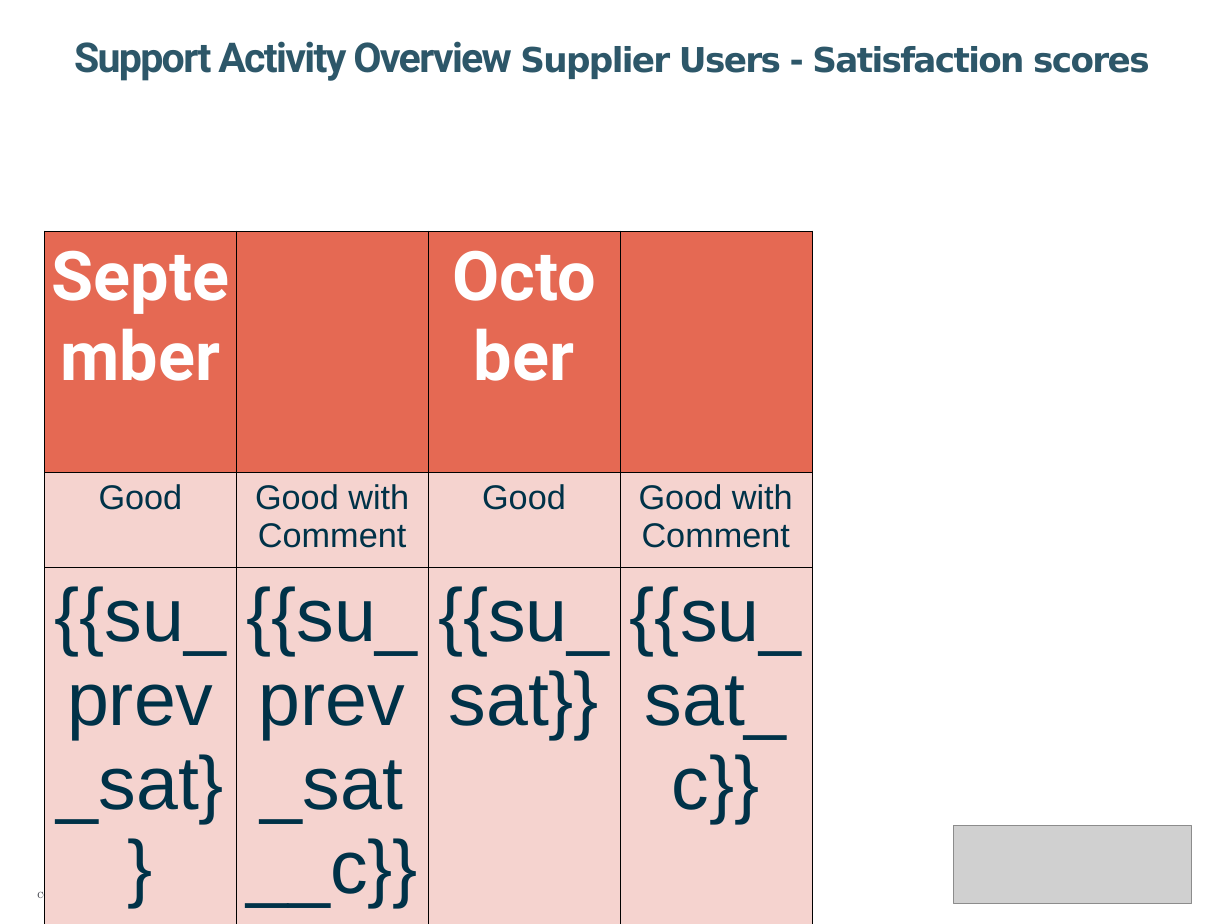
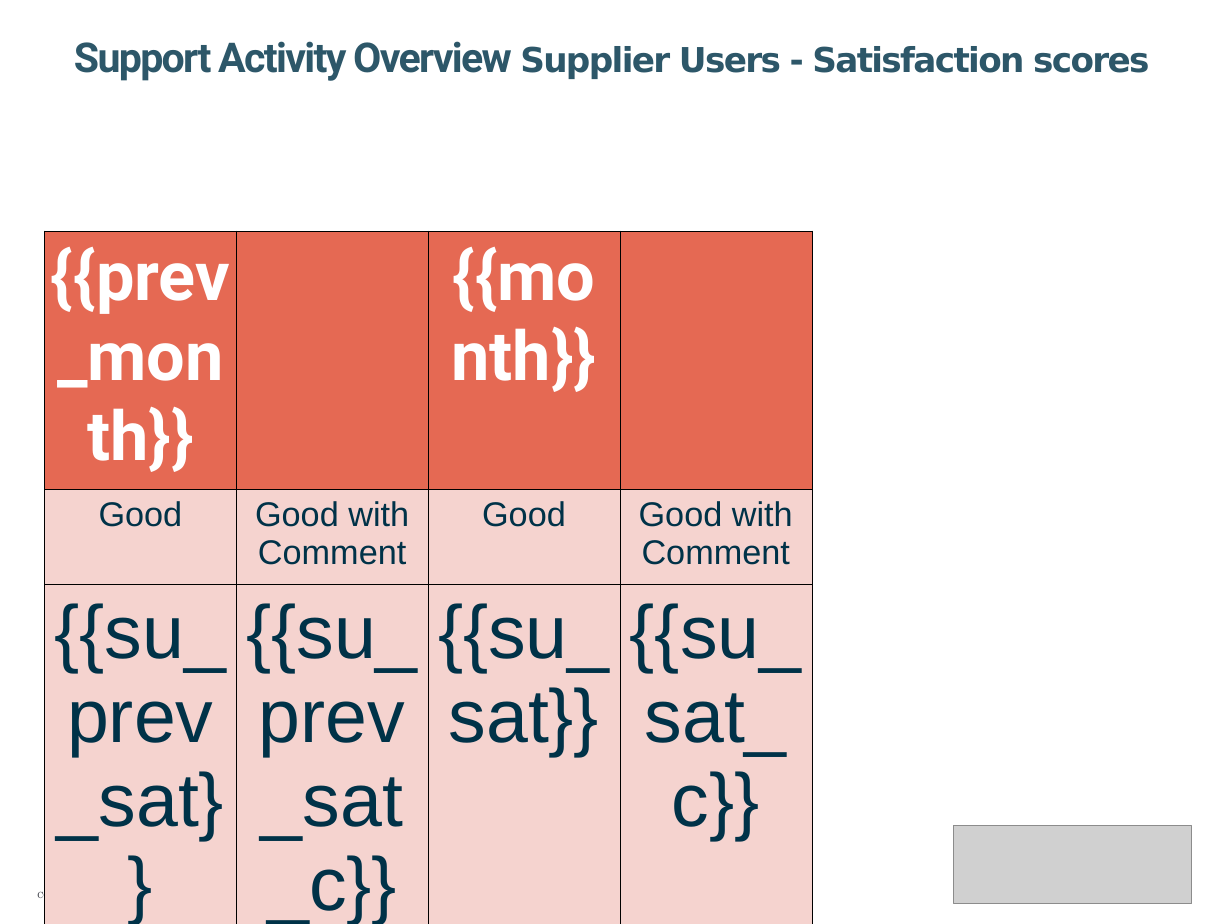
Before and after one commit to nookworth/cs-reporter, a slide deck: slide 7 of templates/report_template.pptx. Drawn at 1232x924 pixels with LibreOffice and Linux fonts; fonts in the diff are those of the drawing; grey boxes stand for pictures. Boxes give left, top, right and bottom in pixels: in the first picture for what was removed or moved away, otherwise in the second. Text is boxed around its words. In the diff, an @@ line names an element or a change of style, - is before the commit and + after.

Commit message:
feat:require both current and previous month files
+ bug fixes with some fields

```diff
--- a/templates/report_template.pptx
+++ b/templates/report_template.pptx
@@ table at (44, 230, 813, 924) @@
-row 1, column 1: September
+row 1, column 1: {{prev_month}}
-row 1, column 3: October
+row 1, column 3: {{month}}
-row 3, column 2: {{su_prev_sat__c}}
+row 3, column 2: {{su_prev_sat_c}}
```
Also in this commit, not shown: 6 other slides changed, 1 slide added, 1 slide removed, 5 other files.
